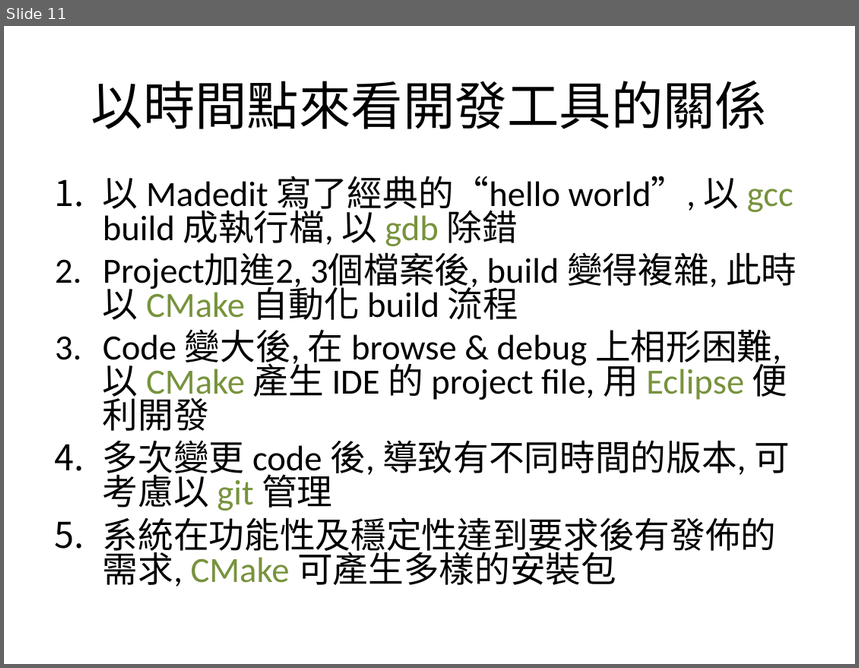
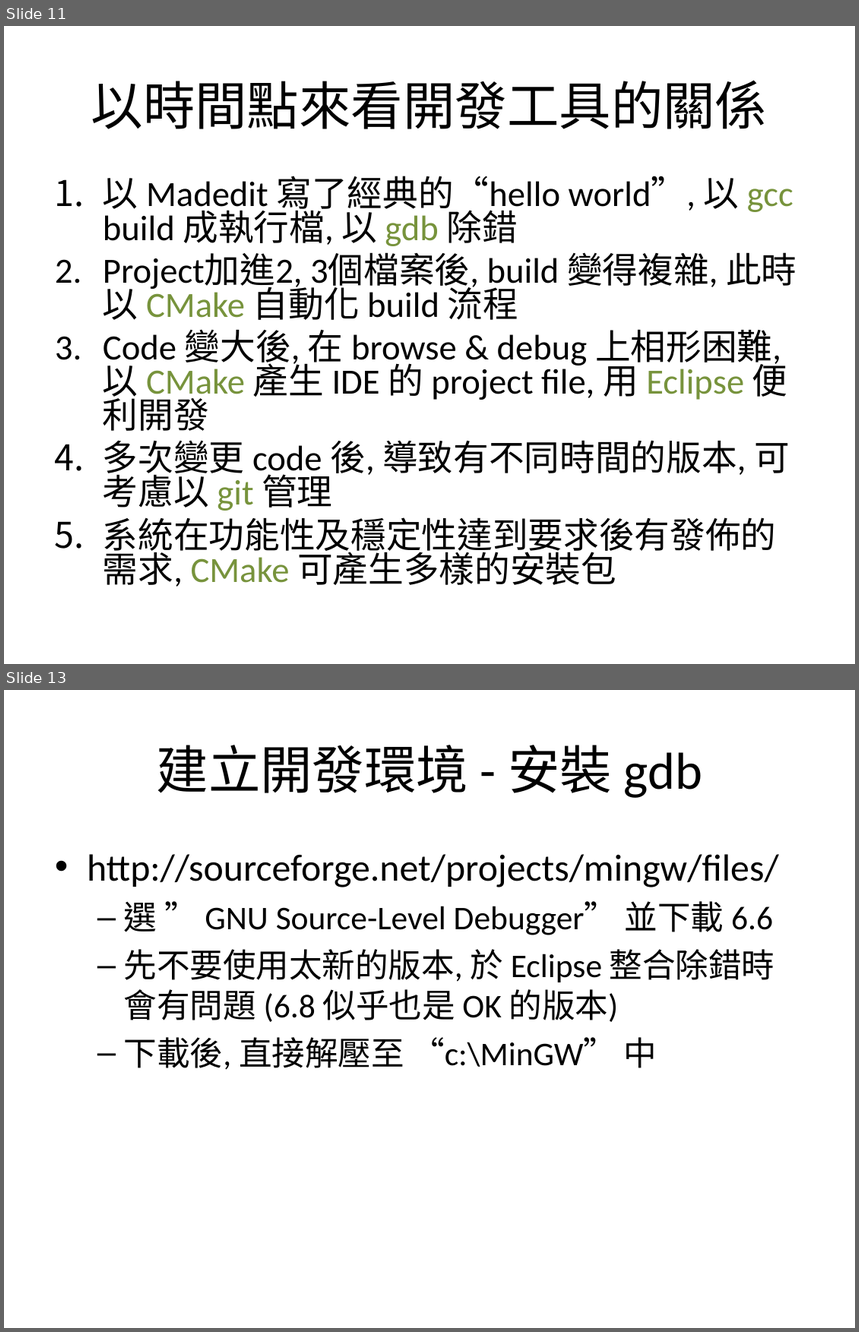
Before and after one commit to jayska/Programming, a slide deck: Slides/ProgFun.ppt. Shown one above the other, each under a label of ours: slide 11 before the commit, slides 11 and 13 after it; the slides between them are not shown. The pictures are 859x668 and 859x1332 pixels, drawn with LibreOffice and Linux fonts; fonts in the diff are those of the drawing. Boxes give left, top, right and bottom in pixels: in the first picture for what was removed or moved away, otherwise in the second. Text is boxed around its words. In the diff, an @@ line names an element or a change of style, - is before the commit and + after.

```diff
--- a/Slides/ProgFun.ppt
+++ b/Slides/ProgFun.ppt
@@ slide 13 added at [4,690,855,1328], background #FFFFFF @@
@@ title added at [157,745,702,798], 44 pt, text #000000 @@
+建立開發環境 - 安裝 gdb
@@ text added at [87,854,779,1070], 28 pt, text #000000 @@
+• http://sourceforge.net/projects/mingw/files/
+  – 選 ” GNU Source-Level Debugger” 並下載 6.6
+  – 先不要使用太新的版本, 於 Eclipse 整合除錯時會有問題 (6.8 似乎也是 OK 的版本)
+  – 下載後, 直接解壓至 “c:\MinGW” 中
```
Also in this commit, not shown: 7 slides changed, 15 other slides added, 2 slides removed.
